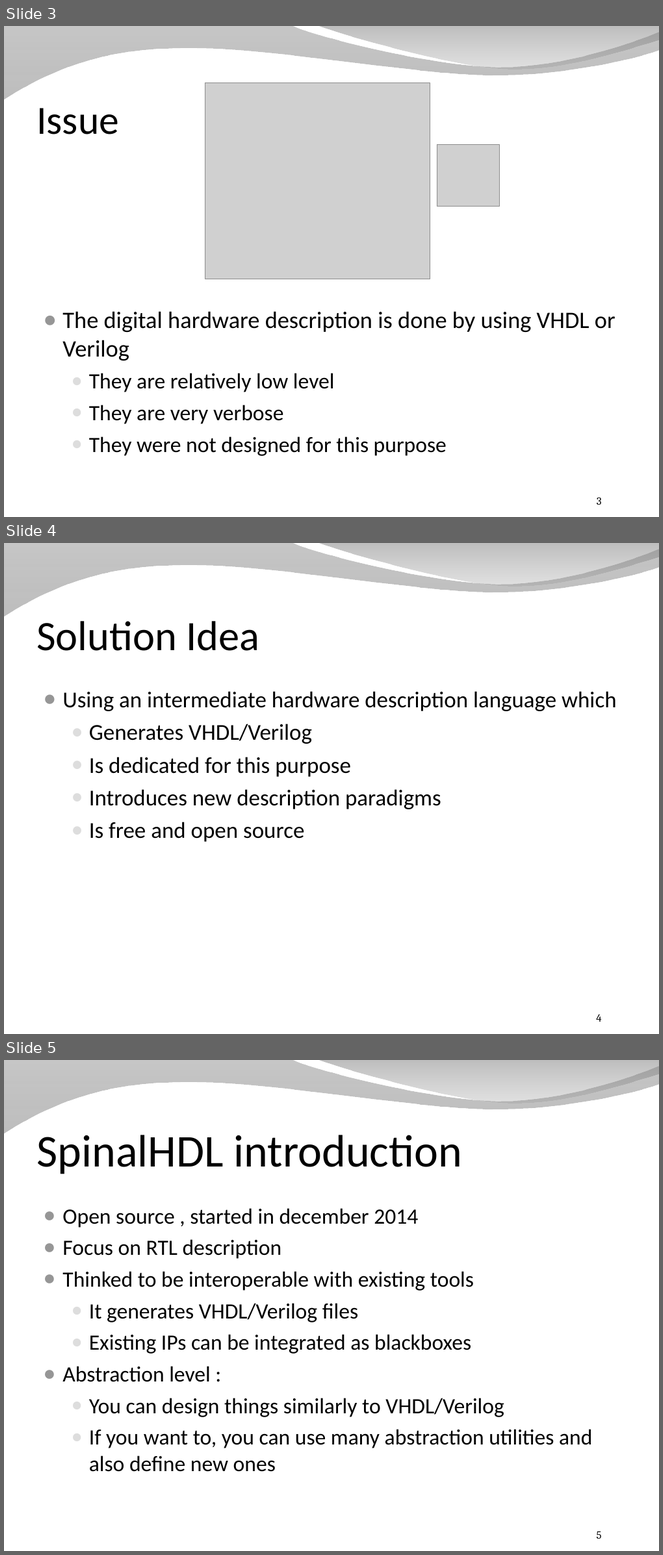
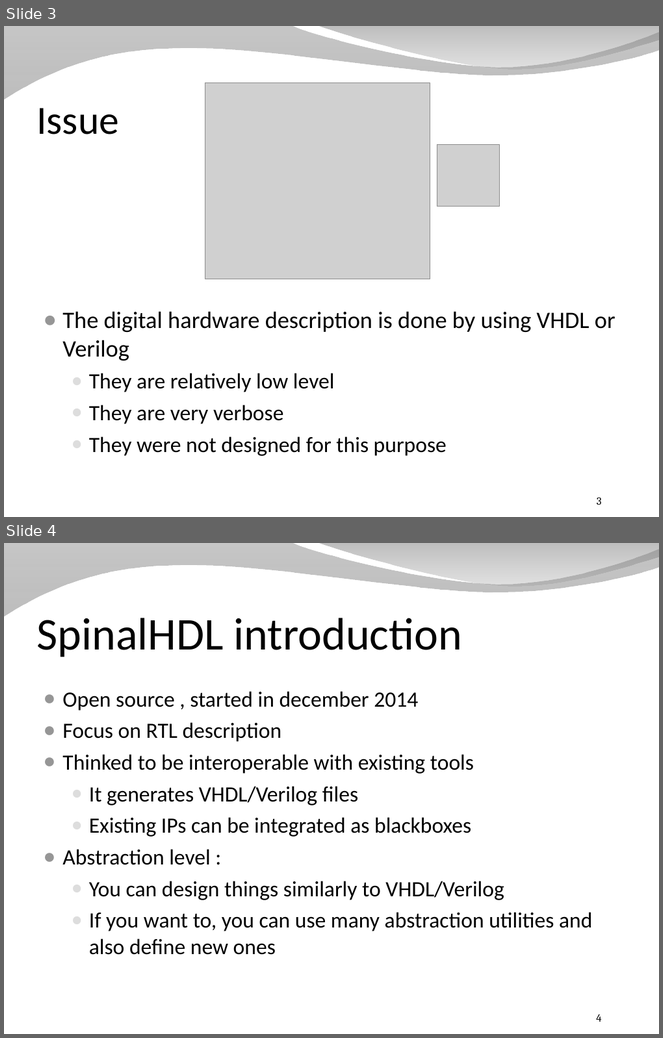
Before and after one commit to SpinalHDL/SpinalDoc, a slide deck: presentation/en/presentation_veryfast.odp. Shown one above the other, each under a label of ours: slides 3, 4 and 5 before the commit, slides 3 and 4 after it. The pictures are 663x1555 and 663x1038 pixels, drawn with LibreOffice and Linux fonts; fonts in the diff are those of the drawing; grey boxes stand for pictures; background and template pictures are left out. Boxes give left, top, right and bottom in pixels: in the first picture for what was removed or moved away, otherwise in the second. Text is boxed around its words. In the diff, an @@ line names an element or a change of style, - is before the commit and + after.

```diff
--- a/presentation/en/presentation_veryfast.odp
+++ b/presentation/en/presentation_veryfast.odp
@@ slide 4 removed at [4, 543, 659, 1034], background picture (left out); not listed: 2 template elements that a slide beside it also shows @@
@@ title removed at [36, 621, 260, 651] @@
-Solution Idea
@@ text removed at [62, 691, 616, 842] @@
-● Using an intermediate hardware description language which
-  ● Generates VHDL/Verilog
-  ● Is dedicated for this purpose
-  ● Introduces new description paradigms
-  ● Is free and open source
@@ page number removed at [596, 1014, 601, 1022] @@
-4
@@ what was slide 5 is now slide 4 @@
@@ page number at [596, 1014, 601, 1022]: text changed @@
-5
+4
```
Also in this commit, not shown: 2 slides changed, 2 other files.
